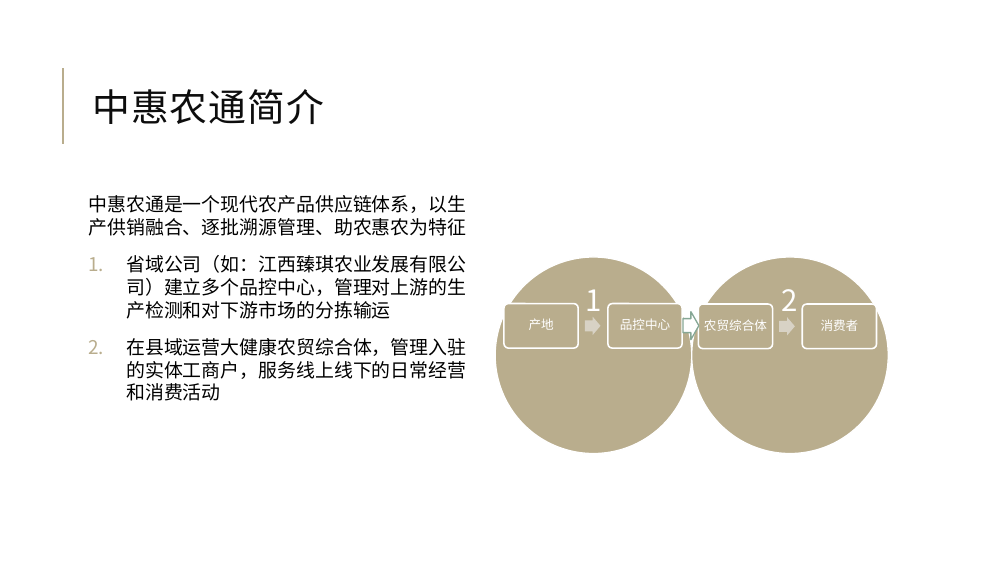
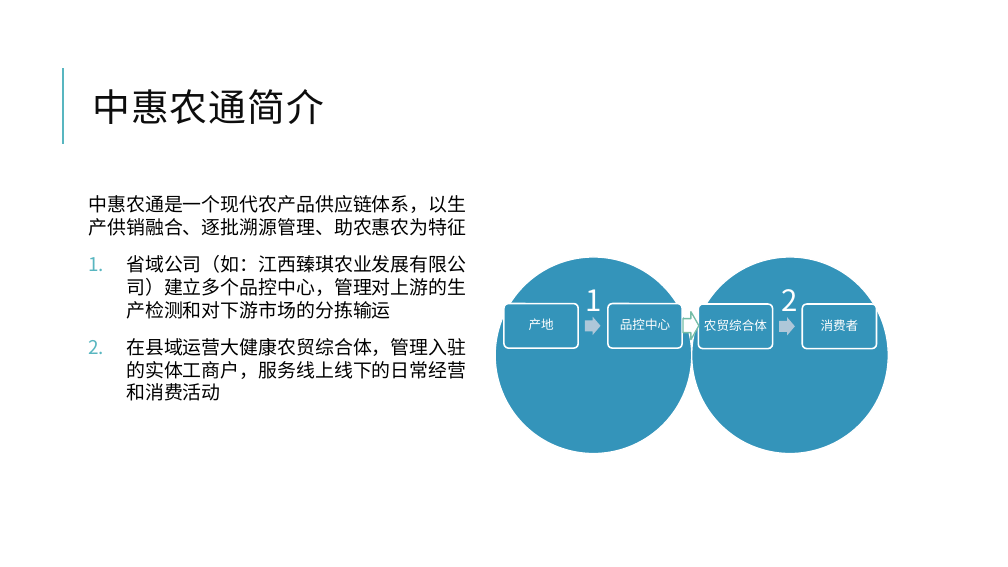
Before and after one commit to jzgi/chainsmart, a slide deck: slide 31 of Docs/品链供销.pptx. Drawn at 1008x567 pixels with LibreOffice and Linux fonts; fonts in the diff are those of the drawing. Boxes give left, top, right and bottom in pixels: in the first picture for what was removed or moved away, otherwise in the second. Text is boxed around its words. In the diff, an @@ line names an element or a change of style, - is before the commit and + after.

```diff
--- a/Docs/品链供销.pptx
+++ b/Docs/品链供销.pptx
@@ line (63, 144) - (63, 68): stroke #B9AD8D 1.5 pt to #58B6C0 1.5 pt @@
@@ right arrow at <box>585,317,600,335</box>: fill #D9D3C5 to #AEC8D9 @@
@@ right arrow at <box>683,312,699,340</box>: outline #86A795 1.25 pt to #75BDA7 1.25 pt @@
@@ right arrow at <box>780,317,796,335</box>: fill #D9D3C5 to #AEC8D9 @@
@@ fill #B9AD8D to #3494BA in 6 elements at <box>495,257,692,454</box>, <box>692,257,889,454</box>, <box>504,304,578,349</box>, <box>608,304,682,349</box>, <box>699,304,773,349</box>, <box>802,304,876,349</box> @@
```
Also in this commit, not shown: 34 other slides changed, 9 other files.
